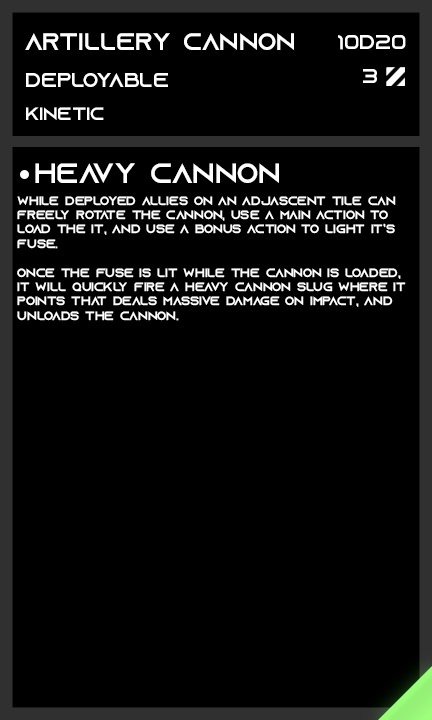
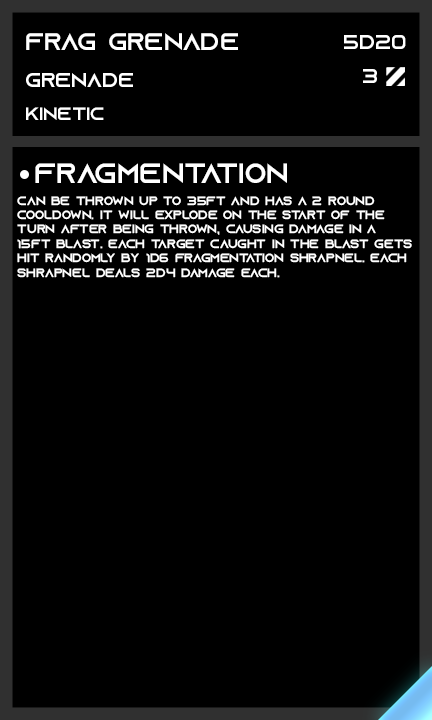
Layers edited between the first and the second 432×720 image:
showed "Rare" over [378, 666, 432, 720]
hid "Common" over [378, 666, 432, 720]
renamed "10d20" to "5d20", painted on it over [338, 35, 359, 50]
renamed "deployable" to "grenade", painted on it over [26, 73, 168, 87]
renamed "artillery cannon" to "frag grenade", painted on it over [25, 33, 294, 50]
renamed "while deployed allies on an adjascent tile can freely rotate th" to "can be thrown up to 35ft and has a 2 round cooldown. it will e", painted on it over [17, 196, 412, 321]
renamed "heavy cannon" to "fragmentation", painted on it over [35, 163, 287, 183]
